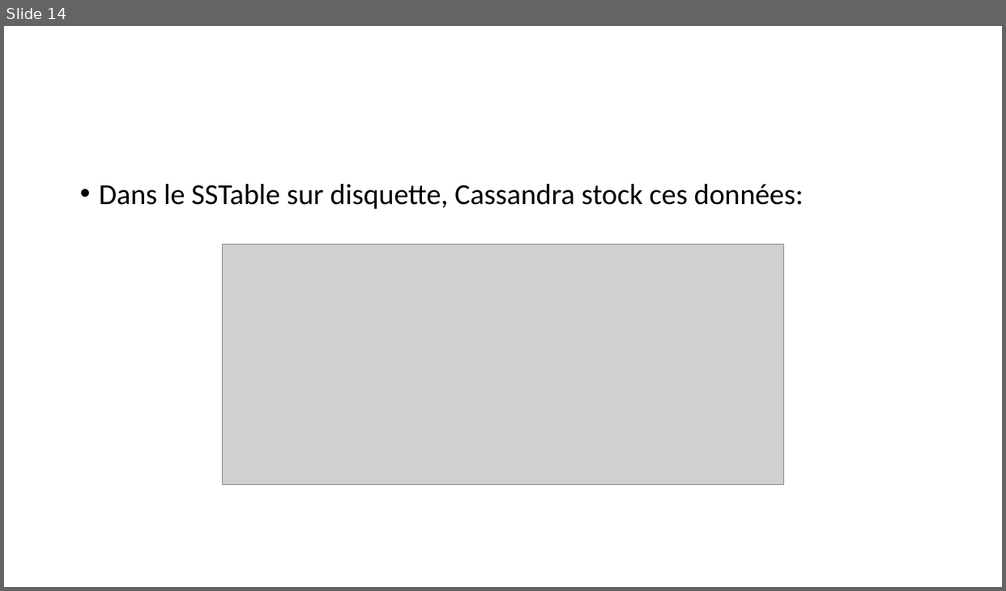
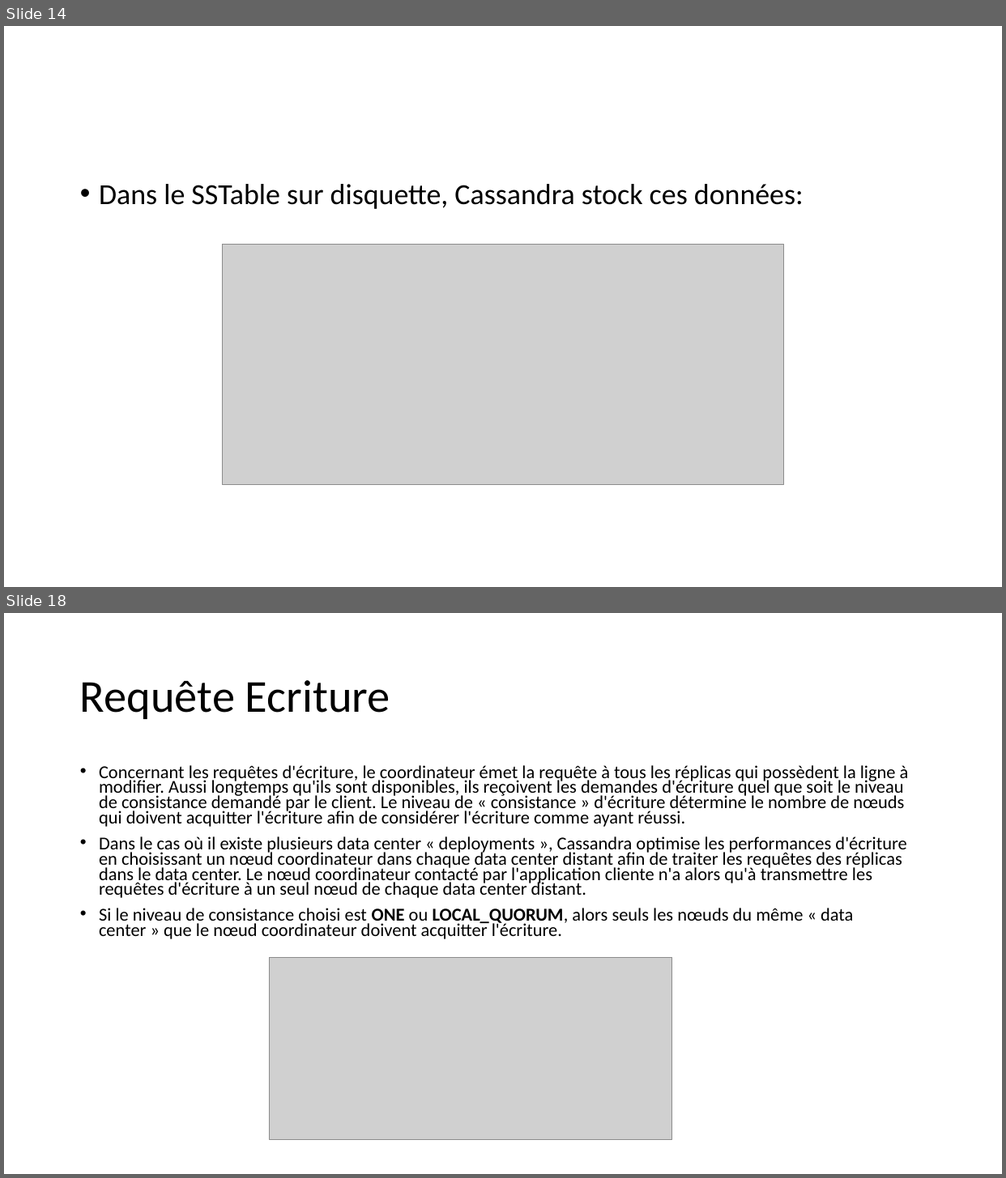
Before and after one commit to khalilbsaibes/cassandra, a slide deck: Cassandra.pptx. Shown one above the other, each under a label of ours: slide 14 before the commit, slides 14 and 18 after it; the slides between them are not shown. The pictures are 1006x591 and 1006x1178 pixels, drawn with LibreOffice and Linux fonts; fonts in the diff are those of the drawing; grey boxes stand for pictures. Boxes give left, top, right and bottom in pixels: in the first picture for what was removed or moved away, otherwise in the second. Text is boxed around its words. In the diff, an @@ line names an element or a change of style, - is before the commit and + after.

```diff
--- a/Cassandra.pptx
+++ b/Cassandra.pptx
@@ slide 18 added at bbox=[4, 613, 1002, 1174], background #FFFFFF @@
@@ title added at bbox=[80, 680, 390, 719], 44 pt, text #000000 @@
+Requête Ecriture
@@ text added at bbox=[99, 765, 909, 939], 17.5 pt, text #000000 @@
+• Concernant les requêtes d'écriture, le coordinateur émet la requête à tous les réplicas qui possèdent la ligne à modifier. Aussi longtemps qu'ils sont disponibles, ils reçoivent les demandes d'écriture quel que soit le niveau de consistance demandé par le client. Le niveau de « consistance » d'écriture détermine le nombre de nœuds qui doivent acquitter l'écriture afin de considérer l'écriture comme ayant réussi.
+• Dans le cas où il existe plusieurs data center « deployments », Cassandra optimise les performances d'écriture en choisissant un nœud coordinateur dans chaque data center distant afin de traiter les requêtes des réplicas dans le data center. Le nœud coordinateur contacté par l'application cliente n'a alors qu'à transmettre les requêtes d'écriture à un seul nœud de chaque data center distant.
+• Si le niveau de consistance choisi est ONE ou LOCAL_QUORUM, alors seuls les nœuds du même « data center » que le nœud coordinateur doivent acquitter l'écriture.
@@ picture added at bbox=[269, 957, 672, 1139] @@
```
Also in this commit, not shown: 2 slides changed, 7 other slides added.
